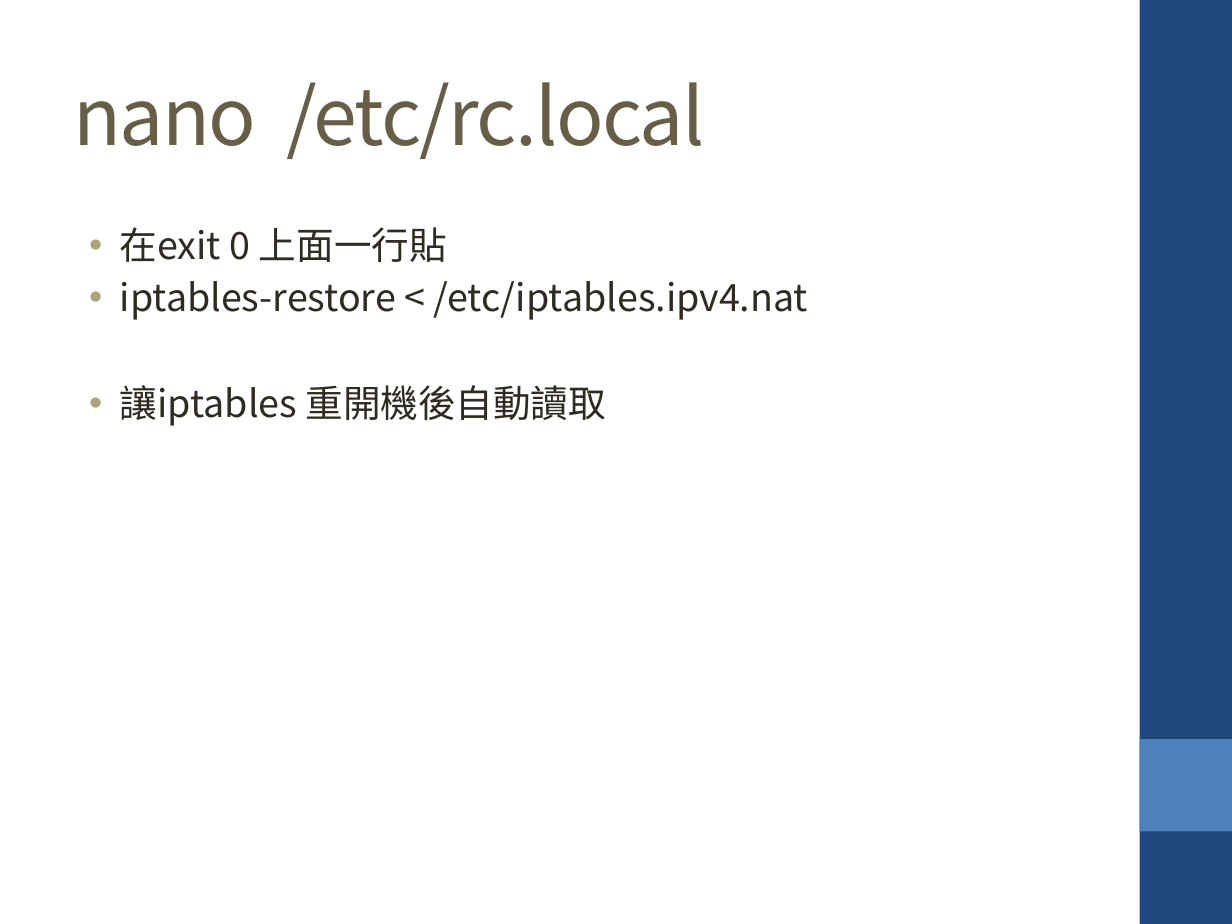
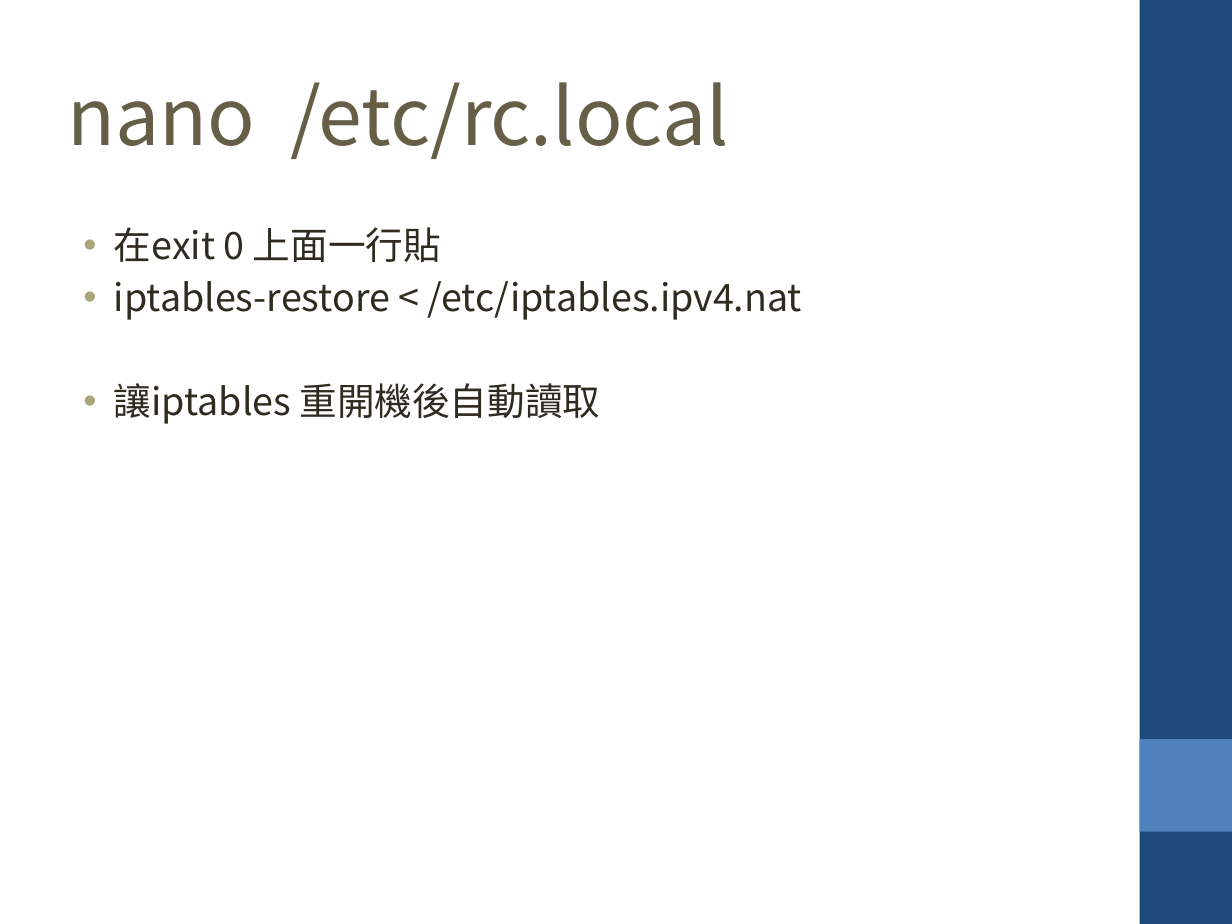
Before and after one commit to krnick/AP_MODE, a slide deck: slide 11 of 設定wifi ap_repeater.pptx. Drawn at 1232x924 pixels with LibreOffice and Linux fonts; fonts in the diff are those of the drawing. Boxes give left, top, right and bottom in pixels: in the first picture for what was removed or moved away, otherwise in the second. Text is boxed around its words. In the diff, an @@ line names an element or a change of style, - is before the commit and + after.

```diff
--- a/設定wifi ap_repeater.pptx
+++ b/設定wifi ap_repeater.pptx
@@ text "nano /etc/rc.local" at [68, 82, 729, 159]: letter spacing -1 to 0 pt @@
@@ text "在exit 0 上面一行貼": place and size @@
-text "在exit 0 上面一行貼" at [120, 227, 808, 426]
+text "在exit 0 上面一行貼" at [114, 227, 802, 424]
```
Also in this commit, not shown: 17 other slides changed, 1 slide added, 1 other file.
